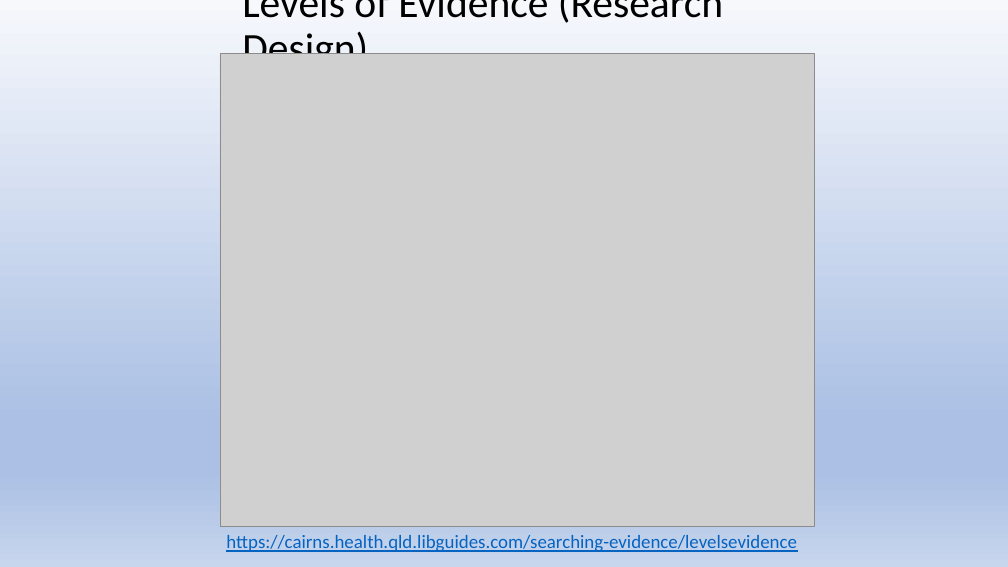
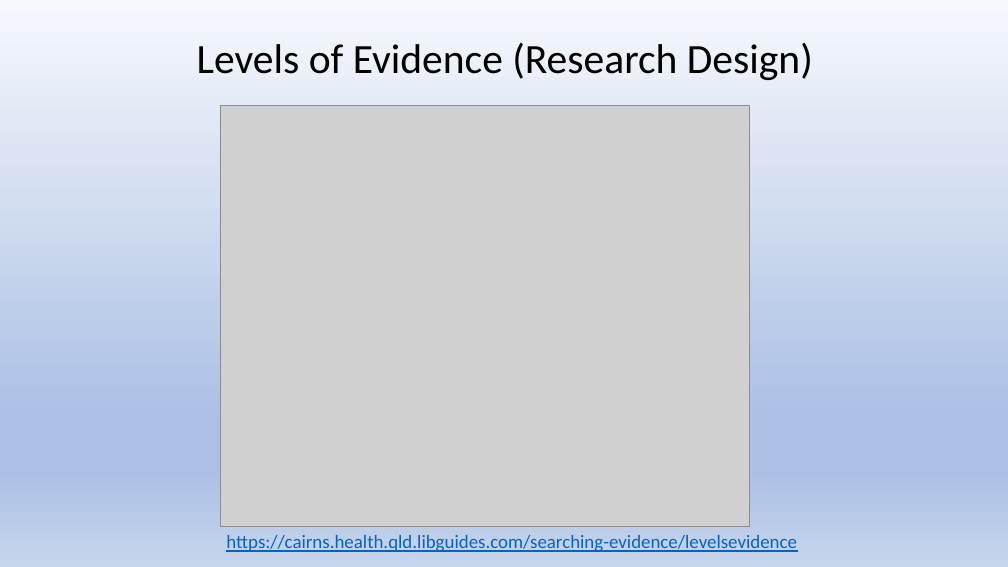
Before and after one commit to Jim-Wright90/cds431_sp22, a slide deck: slide 16 of slides/cds431_week4_2.pptx. Drawn at 1008x567 pixels with LibreOffice and Linux fonts; fonts in the diff are those of the drawing; grey boxes stand for pictures. Boxes give left, top, right and bottom in pixels: in the first picture for what was removed or moved away, otherwise in the second. Text is boxed around its words. In the diff, an @@ line names an element or a change of style, - is before the commit and + after.

```diff
--- a/slides/cds431_week4_2.pptx
+++ b/slides/cds431_week4_2.pptx
@@ title "Levels of Evidence (Research Design)": place and size @@
-title "Levels of Evidence (Research Design)" at <box>242,0,723,54</box>
+title "Levels of Evidence (Research Design)" at <box>197,43,813,80</box>
@@ title "Levels of Evidence (Research Design)" at <box>197,43,813,80</box>: alignment left to centre @@
@@ picture: place and size @@
-picture at <box>220,54,814,526</box>
+picture at <box>220,105,750,526</box>
```
Also in this commit, not shown: 6 other slides changed, 1 other file.
